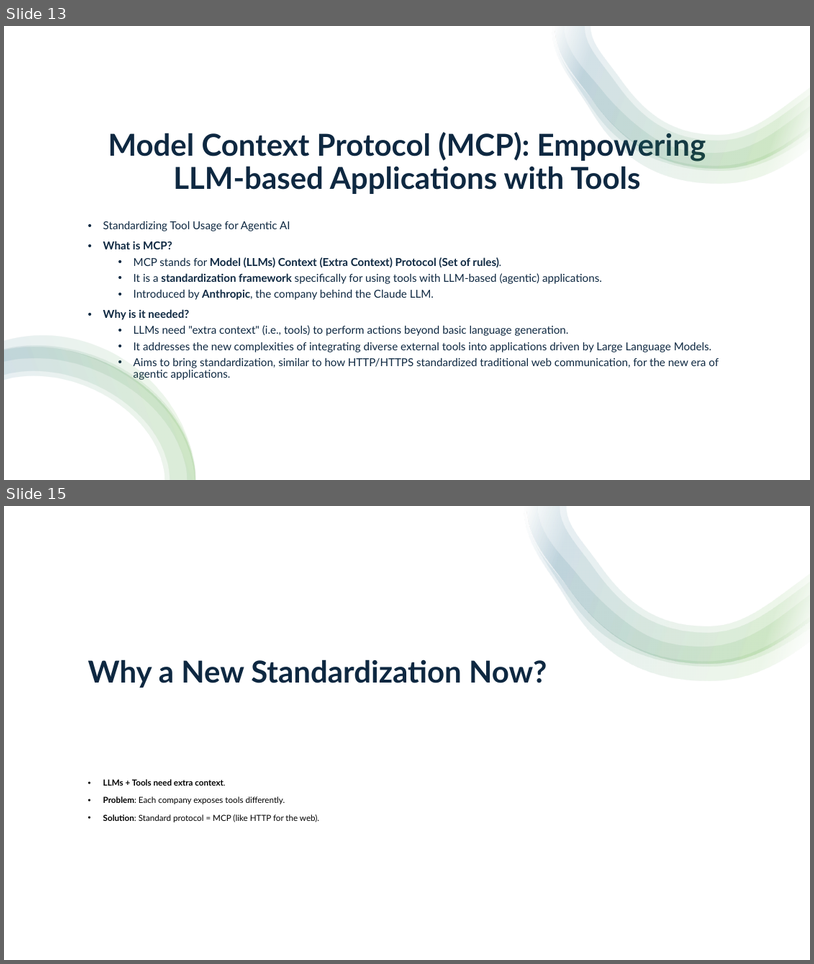
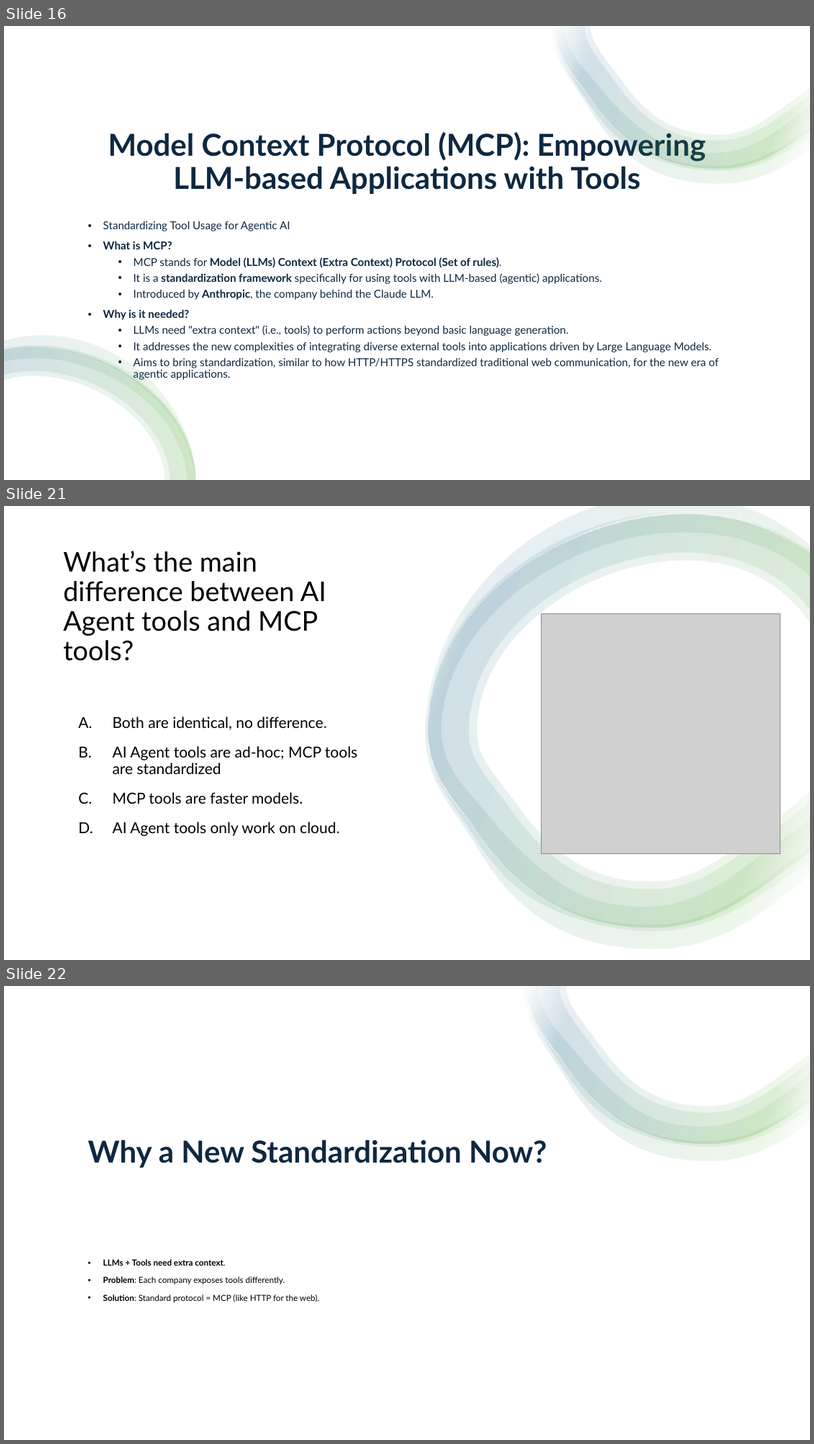
Before and after one commit to aravind07d/Artificial-Intelligent--Presentations, a slide deck: MCP.pptx. Shown one above the other, each under a label of ours: slides 13 and 15 before the commit, slides 16, 21 and 22 after it; the slides between them are not shown. The pictures are 814x964 and 814x1444 pixels, drawn with LibreOffice and Linux fonts; fonts in the diff are those of the drawing; grey boxes stand for pictures. Boxes give left, top, right and bottom in pixels: in the first picture for what was removed or moved away, otherwise in the second. Text is boxed around its words. In the diff, an @@ line names an element or a change of style, - is before the commit and + after.

```diff
--- a/MCP.pptx
+++ b/MCP.pptx
@@ slide 21 added at (4,506,810,960), background #FFFFFF @@
@@ rectangle added at (4,506,810,960), fill #FFFFFF @@
@@ group added at (426,506,810,948): 4 freeform shapes @@
@@ title added at (63,551,327,661), 32.4 pt, text #000000 @@
+What’s the main difference between AI Agent tools and MCP tools?
@@ picture added at (541,614,781,853) @@
@@ text added at (113,716,358,836), 18 pt, text #000000 @@
+A. Both are identical, no difference.
+B. AI Agent tools are ad-hoc; MCP tools are standardized
+C. MCP tools are faster models.
+D. AI Agent tools only work on cloud.
@@ what was slide 13 is now slide 16 @@
@@ what was slide 15 is now slide 22 @@
```
Also in this commit, not shown: 2 slides changed, 8 other slides added.
